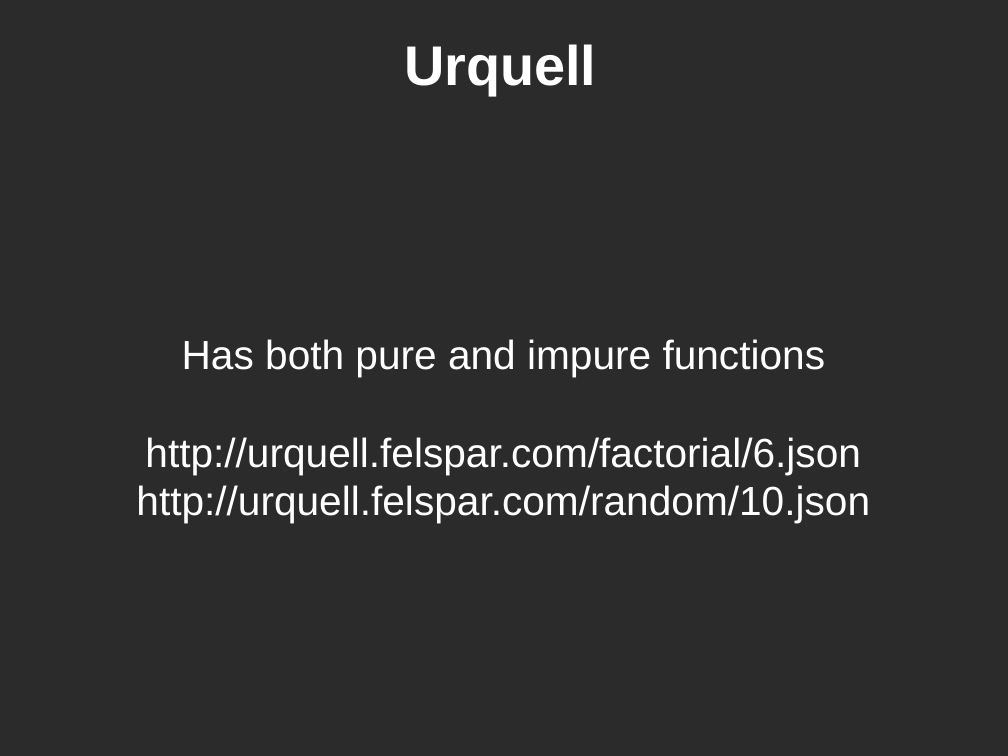
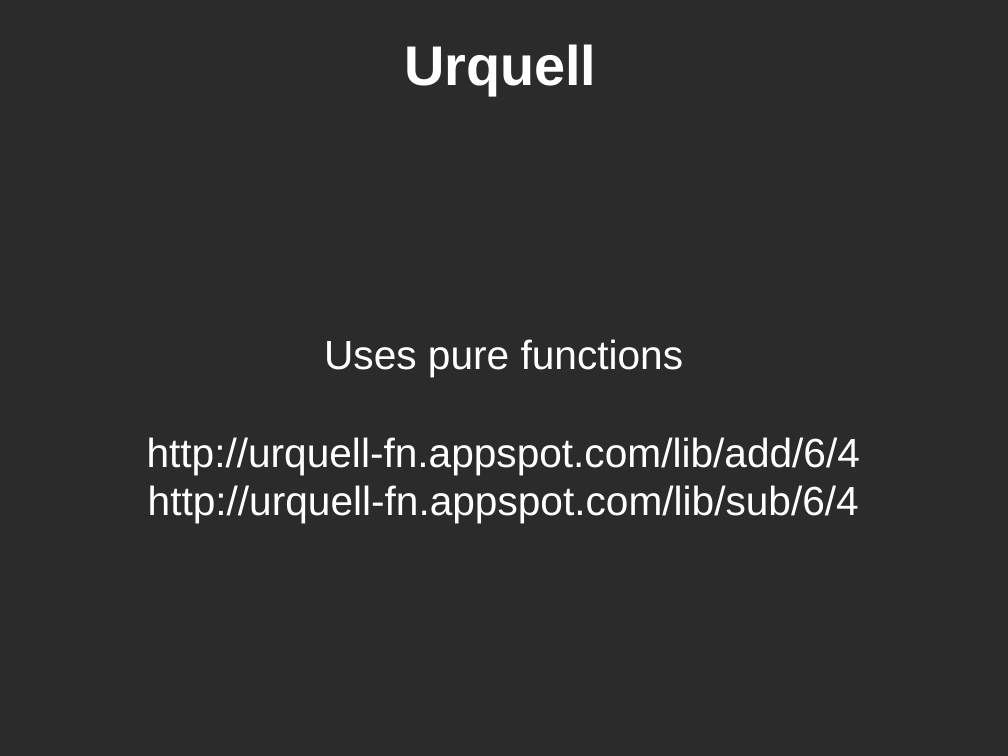
Before and after one commit to KayEss/urquell, a slide deck: slide 3 of Documentation/Introduction to Urquell.odp (slide 4 before the commit). Drawn at 1008x756 pixels with LibreOffice and Linux fonts; fonts in the diff are those of the drawing; background and template pictures are left out; a plain dark background stands for a picture behind light text. Boxes give left, top, right and bottom in pixels: in the first picture for what was removed or moved away, otherwise in the second. Text is boxed around its words. In the diff, an @@ line names an element or a change of style, - is before the commit and + after.

Commit message:
Updated the slides to reflect what Urquell can actually do right now.

```diff
--- a/Documentation/Introduction to Urquell.odp
+++ b/Documentation/Introduction to Urquell.odp
@@ subtitle at <box>147,339,860,523</box>: text changed @@
-Has both pure and impure functions
-http://urquell.felspar.com/factorial/6.json
-http://urquell.felspar.com/random/10.json
+Uses pure functions
+http://urquell-fn.appspot.com/lib/add/6/4
+http://urquell-fn.appspot.com/lib/sub/6/4
```
Also in this commit, not shown: 4 other slides changed, 6 slides removed.
